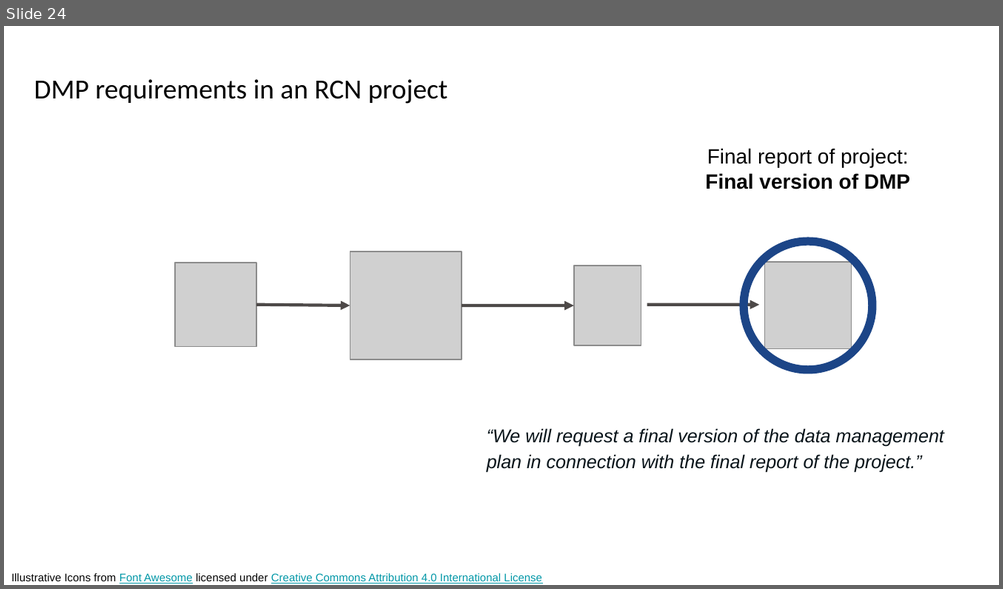
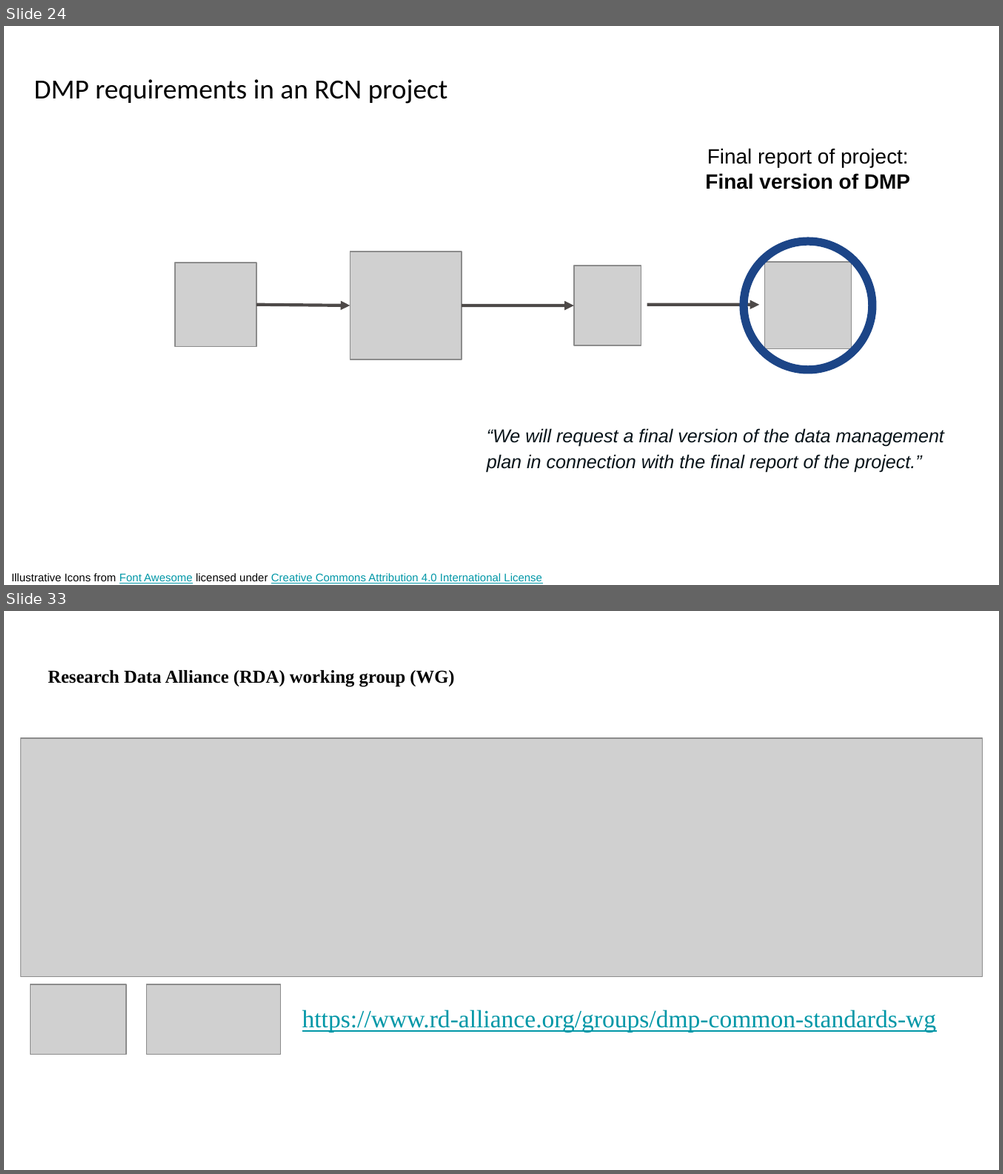
Before and after one commit to ELIXIR-Norway-Training/DMP-writing-workshop, a slide deck: 02_DMP_requirements.odp. Shown one above the other, each under a label of ours: slide 24 before the commit, slides 24 and 33 after it; the slides between them are not shown. The pictures are 1003x589 and 1003x1174 pixels, drawn with LibreOffice and Linux fonts; fonts in the diff are those of the drawing; grey boxes stand for pictures. Boxes give left, top, right and bottom in pixels: in the first picture for what was removed or moved away, otherwise in the second. Text is boxed around its words. In the diff, an @@ line names an element or a change of style, - is before the commit and + after.

```diff
--- a/02_DMP_requirements.odp
+++ b/02_DMP_requirements.odp
@@ slide 33 added at (4,611,999,1170), background #FFFFFF @@
@@ title added at (48,670,454,687), 13.2 pt, text #000000, bold @@
+Research Data Alliance (RDA) working group (WG)
@@ picture added at (21,738,982,977) @@
@@ picture added at (30,985,125,1054) @@
@@ picture added at (146,985,281,1054) @@
@@ text added at (302,1010,936,1033), 18 pt, text #0097A7, underline @@
+https://www.rd-alliance.org/groups/dmp-common-standards-wg
```
Also in this commit, not shown: 1 slide changed, 16 other slides added, 8 slides removed, 1 other file.
